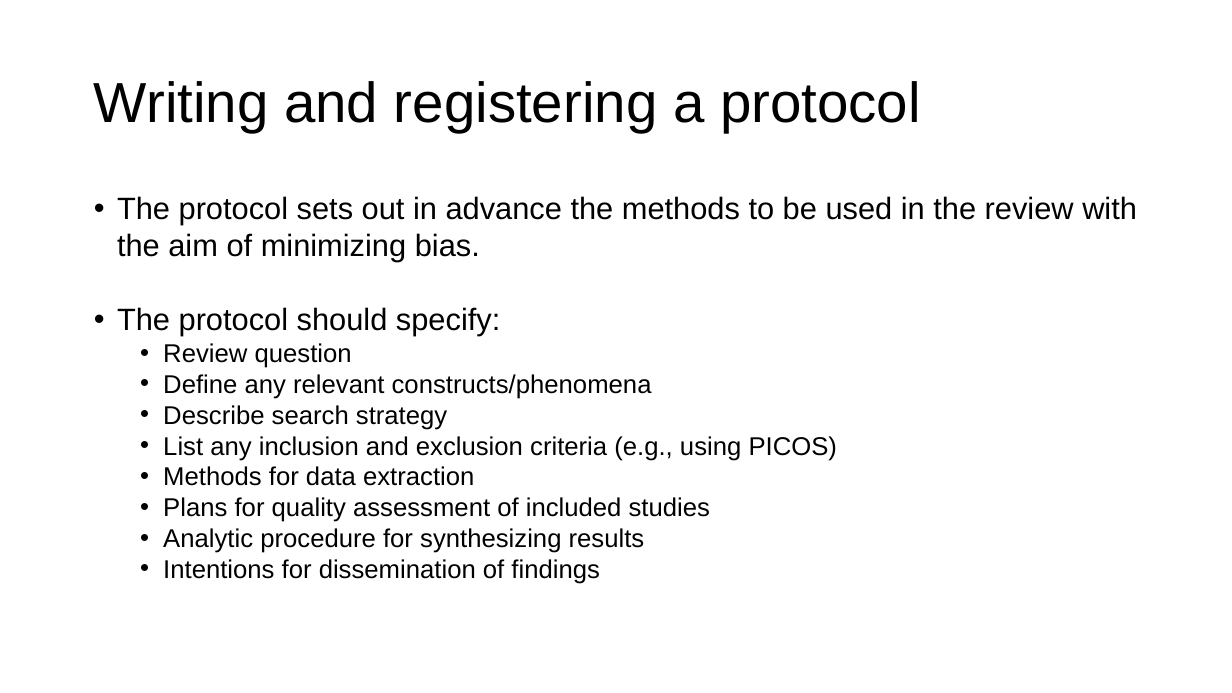
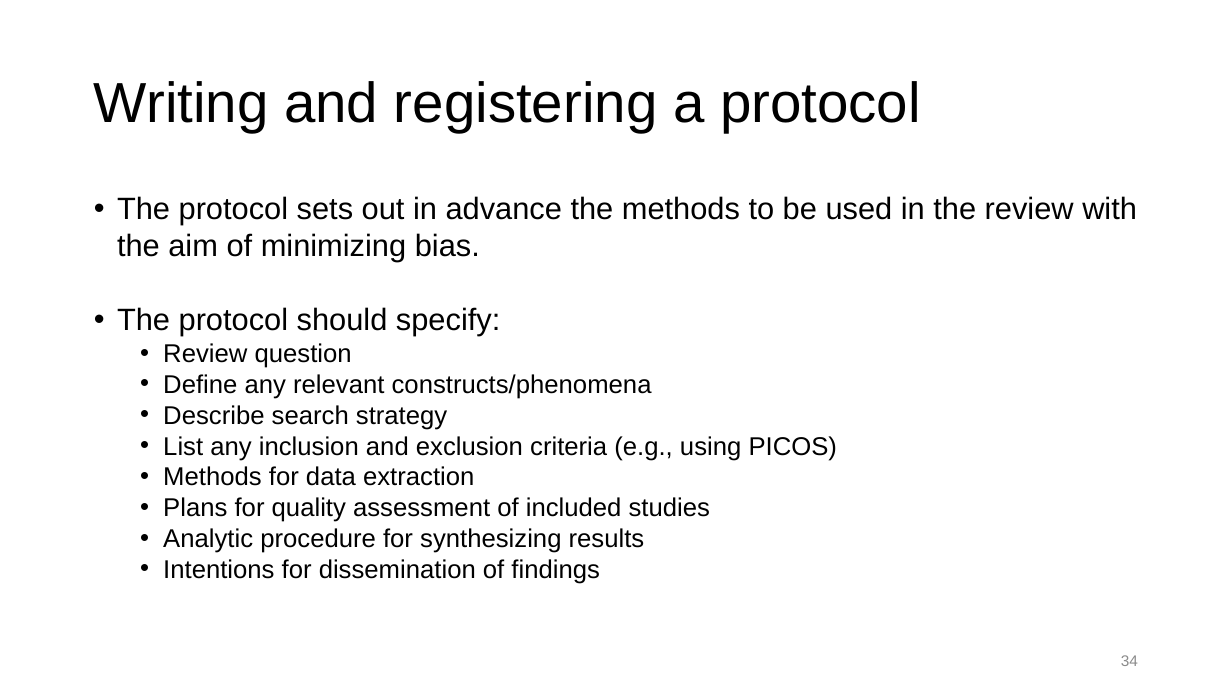
Before and after one commit to tmober/meta-workshop, a slide deck: slide 35 of 01_Intro_Systematic_Review_2021-07-06.pptx (slide 33 before the commit). Drawn at 1232x693 pixels with LibreOffice and Linux fonts; fonts in the diff are those of the drawing. Boxes give left, top, right and bottom in pixels: in the first picture for what was removed or moved away, otherwise in the second. Text is boxed around its words. In the diff, an @@ line names an element or a change of style, - is before the commit and + after.

```diff
--- a/01_Intro_Systematic_Review_2021-07-06.pptx
+++ b/01_Intro_Systematic_Review_2021-07-06.pptx
@@ page number added at (x1=1121, y1=655, x2=1138, y2=666), 12 pt, text #8C8C8C @@
+34
```
Also in this commit, not shown: 64 other slides changed, 2 slides added, 3 other files.
